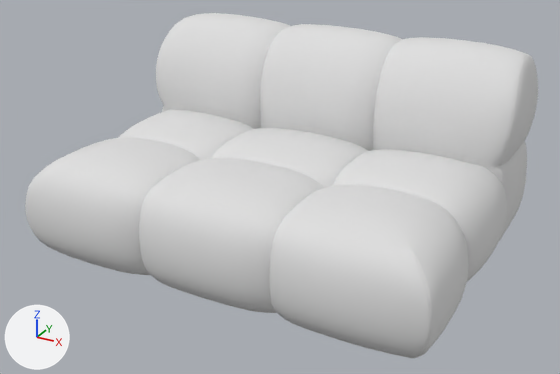
Two versions of the glTF model public/Cube1.glb, one commit apart.
Both versions are drawn from a 50 mm lens placed at (1.04, -1.891, 1.172), pointed at (0.0, -0.001, 0.227). Arrows for +X, +Y and +Z are at lower left; the lights stay in place. The older version comes first. Vertices at exactly the same position are counted once.

The scene before the commit, as lines of its bpy script (objects in view):
```python
me_mesh_0 = bpy.data.meshes.new('Mesh_0')
me_mesh_0.from_pydata(...)  # 10582 vertices, 20990 faces; spans x -0.642..0.639, y 0.036..0.634, z -0.544..0.457
me_mesh_0.materials.append(mat_placeholder_fio)  # light grey #dfdfdf
ob_geo_fabric = bpy.data.objects.new('geo_fabric', me_mesh_0)
ob_geo_fabric.location = (0.0, 0.0, 0.0)
ob_geo_fabric.rotation_euler = (1.571, 0.0, 0.0)  # degrees (90, 0, 0)
```
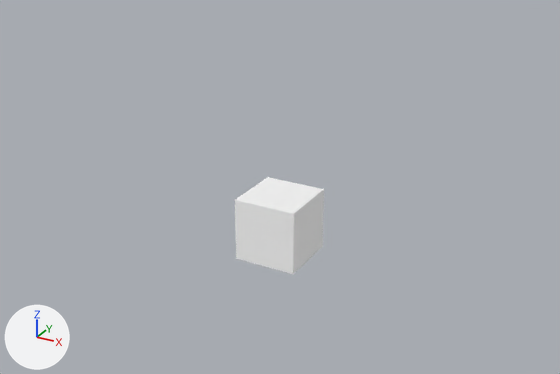
Boxes (x1, y1, x2, y2) around the edits, measured in the pictures (560 x 374 px):
'geo_fabric', reshaped, turned
    before: (25, 13, 538, 358)
    after: (235, 177, 324, 274)
part 1 of me_mesh_0, added
    after: (235, 177, 324, 274)
part 2 of me_mesh_0, deleted
    before: (25, 109, 507, 358)
part 3 of me_mesh_0, deleted
    before: (156, 13, 538, 241)

The edits, one by one:
Material 'Material_0' (mat_material_0) is new.
Its base color is (1.0, 1.0, 1.0) (white #ffffff).
Its metallic is 1.0.
Its roughness is 1.0.
me_mesh_0 is used by ob_geo_fabric; location (0.0, 0.0, 0.0); rotation (1.571, 0.0, 0.0), in degrees (90, 0, 0).
me_mesh_0 had 10582 vertices, 20990 faces and spanned x -0.642..0.639, y 0.036..0.634, z -0.544..0.457.
me_mesh_0 no longer uses material mat_placeholder_fio (light grey #dfdfdf).
me_mesh_0 now has 8 vertices, 12 faces and spans x -0.1..0.1, y -0.1..0.1, z 0.002..0.202.
me_mesh_0 part 1: a new loose piece, a box spanning x -0.1..0.1, y -0.1..0.1, z 0.002..0.202, in mat_material_0 (white #ffffff).
me_mesh_0 part 2: the loose piece of 5462 vertices spanning x -0.642..0.639, y 0.044..0.357, z -0.289..0.457 is deleted.
me_mesh_0 part 3: the loose piece of 5120 vertices spanning x -0.636..0.634, y 0.036..0.634, z -0.544..-0.197 is deleted.
me_mesh_0 gains material mat_material_0 (white #ffffff).
Object 'geo_fabric' (ob_geo_fabric) turns from (90, 0, 0) to (0, 0, 0) degrees about x, y and z.
